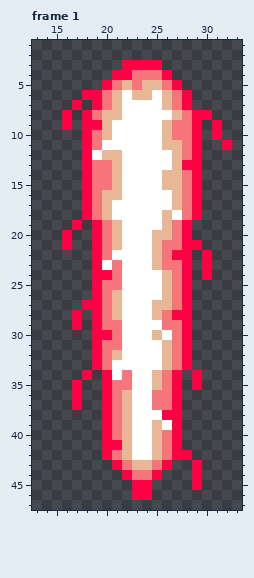
File history of a pixel-art file, assets/charms/1_red.aseprite. Above: the version before the commit.
48x48 pixels, 1 frame. Shown: frame 1: x 13..33, y 1..47. The commit also changed other frames, which this record leaves out.
The same view after the edit:
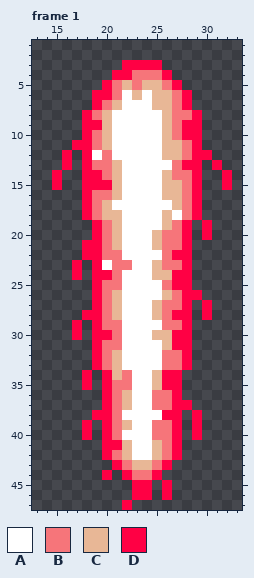
Palette (. is transparent): A #ffffff  B #f6757a  C #e8b796  D #ff0044
From old to new:
--- frame 1
@@ x 13..33 @@
  5 .......DBCBCCBD......
- 6 .....DDBCACCACBD.....
- 7 ....D.DBCAAAACBD.....
- 8 ...D.DBCCAAAAACBDD...
- 9 ...D.DDCAAAAACBBD.D..
-10 .....DBCAAAAACBBD.D..
-11 .....DBAAAAAACCBD..D.
-12 .....DACCAAAAACBD....
-13 .....DBBCAAAAACDD....
-14 .....DBBCAAAACCBD....
-15 .....DBBCAAAACCBD....
-16 .....DBCCAAAAACBD....
+ 6 ......DDBACACCBD.....
+ 7 ......DBCAAACCBD.....
+ 8 .....DBCAAAAACBBD....
+ 9 .....DDCAAAAACBDD....
+10 .....DBCAAAAACBDD....
+11 ....DDBCAAAAACCBD....
+12 ...D.DABAAAAACCBDD...
+13 ...D.DBBCAAAAABDD.D..
+14 ..D..DDBCAAAACBBD..D.
+15 ..D..DDDCAAAACCBD..D.
+16 .....DBBCAAAACCBD....
 17 .....DBCAAAAAACBD....
-18 .....DBCAAAAACABD....
-19 ....D.DBCAAAACBD.....
-20 ...D..DBCAAACCBD.....
-21 ...D..DBCAAACBBDD....
-22 ......DBAAAACBDD.D...
-23 ......DABAAACBBD.D...
-24 ......DDBAAAACBD.D...
-25 ......DBBAAAACBD.....
-26 ......DBCAAAACBD.....
-27 .....DDBCAAACCBD.....
-28 ....D.DBCAAACBDD.....
+18 .....DBCCAAAACABD....
+19 ......DBCAAAACBD.D...
+20 ......DBCAAACBBD.D...
+21 .....DDBCAAACBBD.....
+22 .....DDBBAAAABDD.....
+23 ....D.DABBAACBBD.....
+24 ....D.DDBAAACCDD.....
+25 ......DBBAAAABDD.....
+26 ......DBCAAAACBDD....
+27 ......DBCAAACBBD.D...
+28 .....DDBCAAACBDD.D...
 29 ....D.DBBAAAABBD.....
-30 ......DDBAAACABD.....
-31 ......DBBAAAACBD.....
-32 ......DBCAAAACBD.....
-33 ......DBAAAAACBD.....
-34 .....D.DABAACBD.D....
-35 ....D..DBBAACBD.D....
-36 ....D..DBCAABBD......
-37 ....D..DBCAABBD......
-38 .......DBCAAADD......
-39 .......DBCAACAD......
-40 .......DBCAACBD......
+30 ....D.DDBAAACCDD.....
+31 ......DBBAAAACDD.....
+32 ......DBCAAAABBD.....
+33 ......DBCAAAABBD.....
+34 .....D.DCBAACDD......
+35 .....D.DBBAACDD......
+36 .......DBCAABBD......
+37 .......DBCAABBDD.....
+38 ......DDBAAAADD.D....
+39 .....D.DBCAABBD.D....
+40 .....D.DBAAABBD.D....
 41 .......DDCAACBD......
-42 .......DBCAACBDD.....
-43 ........DBCCBD..D....
-44 .........DBBD...D....
-45 ..........DD....D....
-46 ..........DD.........
-47 .....................
+42 .......DBCAACBD......
+43 ........DBCCBD.......
+44 .......D.DBBD........
+45 ..........DD.D.......
+46 ..........DD.D.......
+47 .........D...........
Changed places in both pictures, as pixel boxes (x1, y1, x2, y2):
changed: (52, 90, 232, 510)
